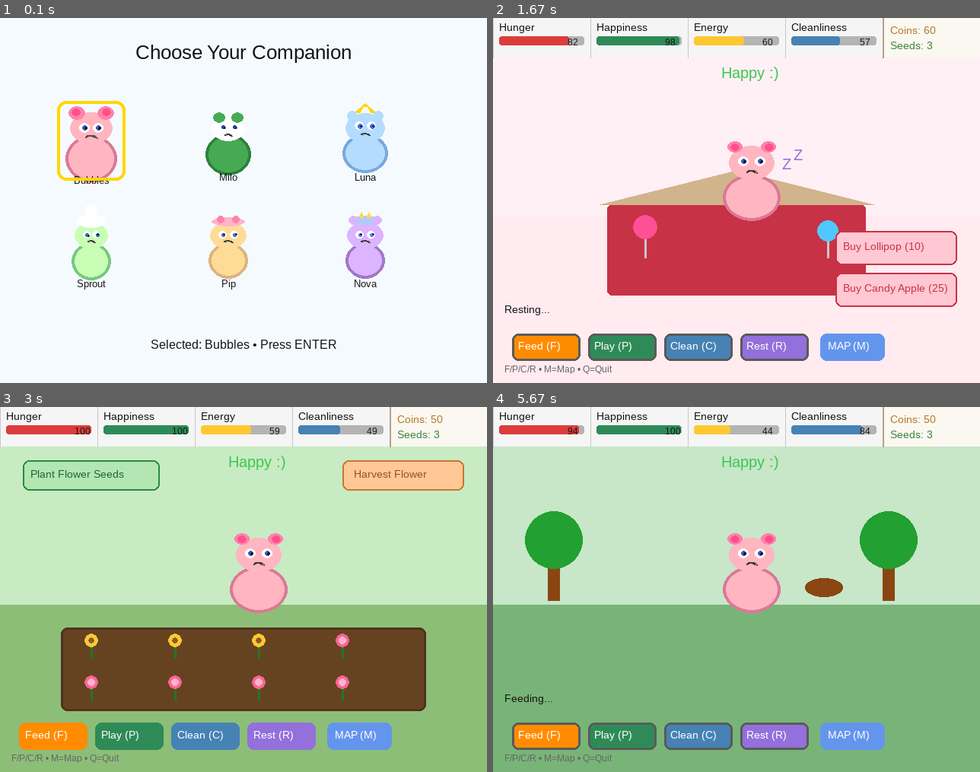
Above: before the commit, frames 1-4 (two rows, left to right).
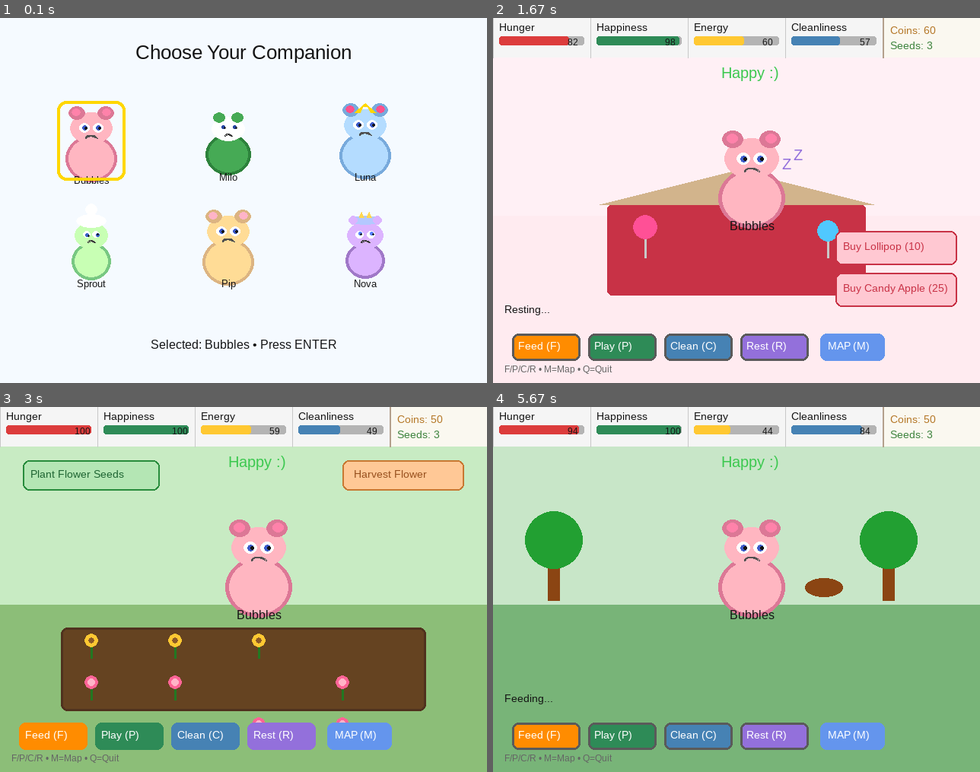
Above: after the commit, the same moments.

Repository: nickamis606/ourworld
Game: pygame game, started from main_pygame.py
The game is run twice, just before and just after one commit, with the same random seed, the same clock (stepped at 60 frames per second) and the same inputs.
Inputs (mouse positions are in pixels of both pictures, inside the frame that each line leads up to):
- Up to frame 1 (0.1 s): no input
- Up to frame 2 (1.67 s): click "Bubbles" at 0.38 s; click "MAP (M)" at 0.72 s; click (619, 204) at 1.05 s; click "Rest (R)" at 1.38 s
- Up to frame 3 (3 s): tap Enter at 1.67 s; click "Buy Lollipop (10)" at 2.05 s; click "MAP (M)" at 2.38 s; click (175, 512) at 2.72 s
- Up to frame 4 (5.67 s): click "Clean (C)" at 3.05 s; click "MAP (M)" at 3.38 s; click (838, 523) at 3.72 s; click "Play (P)" at 4.05 s; click "Feed (F)" at 5.38 s

The runs differ from the first frame. In frame 1, 1.9% of the frame differs, in the area x 14-81%, y 23-74%; in frame 2, 1.5%; in frame 3, 1.8%; in frame 4, 1.6%.

Commit message:
refactor: integrate PetSprite into PetSelectionScreen and OurWorldPygame (removes duplicated draw_pet_preview and draw_pet)

Diff:
--- a/main_pygame.py
+++ b/main_pygame.py
@@ -2,6 +2,8 @@
 """
 OurWorld - Complete Version
 All locations, shops, arcade, planting, coins, clean top bar
+
+Refactored: Now uses sprites.PetSprite for all pet drawing (removes duplication).
 """
 
 import pygame
@@ -14,6 +16,7 @@
 
 from core.game_state import GameState
 from minigames import get_minigame
+from sprites.pet_sprite import PetSprite   # NEW: centralized pet drawing
 
 WIDTH, HEIGHT = 640, 480
 FPS = 30
@@ -43,112 +46,25 @@
 ]
 
 
-def draw_pet_preview(screen, x, y, pet_data, is_selected=False, bob=0):
-    color = pet_data["color"]
-    name = pet_data["name"]
-    offset_y = int(5 * abs(3.14159 - bob) / 3.14159) if is_selected else 0
-    cy = y + offset_y
-
-    if pet_data["id"] == 0:
-        pygame.draw.ellipse(screen, color, (x-34, cy-10, 68, 62))
-        pygame.draw.ellipse(screen, (220, 120, 150), (x-34, cy-10, 68, 62), 4)
-        pygame.draw.ellipse(screen, color, (x-28, cy-40, 56, 42))
-        pygame.draw.ellipse(screen, (255, 130, 170), (x-30, cy-48, 22, 18))
-        pygame.draw.ellipse(screen, (255, 80, 140), (x-26, cy-45, 12, 10))
-        pygame.draw.ellipse(screen, (255, 130, 170), (x+8, cy-48, 22, 18))
-        pygame.draw.ellipse(screen, (255, 80, 140), (x+14, cy-45, 12, 10))
-        pygame.draw.ellipse(screen, WHITE, (x-16, cy-26, 14, 13))
-        pygame.draw.ellipse(screen, WHITE, (x+2, cy-26, 14, 13))
-        pygame.draw.ellipse(screen, (60, 90, 200), (x-12, cy-23, 7, 7))
-        pygame.draw.ellipse(screen, (60, 90, 200), (x+6, cy-23, 7, 7))
-        pygame.draw.ellipse(screen, BLACK, (x-9, cy-21, 4, 4))
-        pygame.draw.ellipse(screen, BLACK, (x+9, cy-21, 4, 4))
-        pygame.draw.arc(screen, (80, 80, 80), (x-8, cy-10, 16, 9), 0, 3.14, 2)
-    elif pet_data["id"] == 1:
-        pygame.draw.ellipse(screen, (70, 170, 85), (x-30, cy-8, 60, 55))
-        pygame.draw.ellipse(screen, (45, 130, 60), (x-30, cy-8, 60, 55), 4)
-        pygame.draw.ellipse(screen, (255, 255, 255), (x-22, cy-30, 44, 32))
-        pygame.draw.ellipse(screen, (70, 170, 85), (x-20, cy-36, 16, 14))
-        pygame.draw.ellipse(screen, (70, 170, 85), (x+4, cy-36, 16, 14))
-        pygame.draw.ellipse(screen, WHITE, (x-13, cy-22, 11, 10))
-        pygame.draw.ellipse(screen, WHITE, (x+2, cy-22, 11, 10))
-        pygame.draw.ellipse(screen, (40, 70, 160), (x-9, cy-19, 5, 5))
-        pygame.draw.ellipse(screen, (40, 70, 160), (x+6, cy-19, 5, 5))
-        pygame.draw.ellipse(screen, BLACK, (x-6, cy-17, 3, 3))
-        pygame.draw.ellipse(screen, BLACK, (x+9, cy-17, 3, 3))
-        pygame.draw.arc(screen, (50, 50, 50), (x-5, cy-8, 10, 6), 0, 3.14, 2)
-    elif pet_data["id"] == 2:
-        pygame.draw.ellipse(screen, color, (x-30, cy-8, 60, 52))
-        pygame.draw.ellipse(screen, (120, 170, 220), (x-30, cy-8, 60, 52), 4)
-        pygame.draw.ellipse(screen, color, (x-26, cy-35, 52, 40))
-        pygame.draw.polygon(screen, (255, 215, 0), [(x, cy-48), (x-14, cy-36), (x-7, cy-36), (x-3, cy-44), (x+3, cy-44), (x+7, cy-36), (x+14, cy-36)])
-        pygame.draw.ellipse(screen, color, (x-24, cy-38, 14, 14))
-        pygame.draw.ellipse(screen, color, (x+10, cy-38, 14, 14))
-        pygame.draw.ellipse(screen, WHITE, (x-14, cy-24, 12, 11))
-        pygame.draw.ellipse(screen, WHITE, (x+2, cy-24, 12, 11))
-        pygame.draw.ellipse(screen, (70, 110, 220), (x-10, cy-21, 7, 7))
-        pygame.draw.ellipse(screen, (70, 110, 220), (x+6, cy-21, 7, 7))
-        pygame.draw.ellipse(screen, BLACK, (x-7, cy-19, 3, 3))
-        pygame.draw.ellipse(screen, BLACK, (x+9, cy-19, 3, 3))
-        pygame.draw.arc(screen, (60, 60, 60), (x-6, cy-9, 12, 7), 0, 3.14, 2)
-    elif pet_data["id"] == 3:
-        pygame.draw.ellipse(screen, color, (x-26, cy-5, 52, 50))
-        pygame.draw.ellipse(screen, (120, 200, 130), (x-26, cy-5, 52, 50), 4)
-        pygame.draw.ellipse(screen, color, (x-22, cy-32, 44, 36))
-        pygame.draw.ellipse(screen, (255, 255, 255), (x-20, cy-42, 40, 18))
-        pygame.draw.circle(screen, (255, 255, 255), (x, cy-48), 8)
-        pygame.draw.ellipse(screen, WHITE, (x-11, cy-20, 10, 9))
-        pygame.draw.ellipse(screen, WHITE, (x+1, cy-20, 10, 9))
-        pygame.draw.ellipse(screen, (60, 100, 200), (x-8, cy-17, 5, 5))
-        pygame.draw.ellipse(screen, (60, 100, 200), (x+6, cy-17, 5, 5))
-        pygame.draw.ellipse(screen, BLACK, (x-5, cy-15, 3, 3))
-        pygame.draw.ellipse(screen, BLACK, (x+7, cy-17, 3, 3))
-        pygame.draw.arc(screen, (60, 60, 60), (x-5, cy-8, 10, 6), 0, 3.14, 2)
-    elif pet_data["id"] == 4:
-        pygame.draw.ellipse(screen, color, (x-26, cy-5, 52, 48))
-        pygame.draw.ellipse(screen, (220, 180, 130), (x-26, cy-5, 52, 48), 4)
-        pygame.draw.ellipse(screen, color, (x-24, cy-32, 48, 36))
-        pygame.draw.ellipse(screen, (255, 180, 200), (x-22, cy-38, 44, 12))
-        pygame.draw.circle(screen, (255, 130, 170), (x-10, cy-35), 5)
-        pygame.draw.circle(screen, (255, 130, 170), (x+10, cy-35), 5)
-        pygame.draw.ellipse(screen, WHITE, (x-13, cy-20, 11, 10))
-        pygame.draw.ellipse(screen, WHITE, (x+2, cy-20, 11, 10))
-        pygame.draw.ellipse(screen, (80, 110, 200), (x-9, cy-17, 5, 5))
-        pygame.draw.ellipse(screen, (80, 110, 200), (x+6, cy-17, 5, 5))
-        pygame.draw.ellipse(screen, BLACK, (x-7, cy-17, 3, 3))
-        pygame.draw.ellipse(screen, BLACK, (x+9, cy-17, 3, 3))
-        pygame.draw.arc(screen, (60, 60, 60), (x-6, cy-8, 12, 7), 0, 3.14, 2)
-    elif pet_data["id"] == 5:
-        pygame.draw.ellipse(screen, color, (x-26, cy-5, 52, 48))
-        pygame.draw.ellipse(screen, (160, 120, 200), (x-26, cy-5, 52, 48), 4)
-        pygame.draw.ellipse(screen, color, (x-24, cy-32, 48, 36))
-        pygame.draw.ellipse(screen, (180, 200, 255), (x-20, cy-40, 40, 12))
-        pygame.draw.polygon(screen, (255, 215, 80), [(x-8, cy-38), (x-5, cy-45), (x-2, cy-38)])
-        pygame.draw.polygon(screen, (255, 215, 80), [(x+8, cy-38), (x+5, cy-45), (x+2, cy-38)])
-        pygame.draw.ellipse(screen, color, (x-22, cy-40, 12, 12))
-        pygame.draw.ellipse(screen, color, (x+10, cy-40, 12, 12))
-        pygame.draw.ellipse(screen, WHITE, (x-13, cy-20, 11, 10))
-        pygame.draw.ellipse(screen, WHITE, (x+2, cy-20, 11, 10))
-        pygame.draw.ellipse(screen, (90, 130, 255), (x-9, cy-17, 5, 5))
-        pygame.draw.ellipse(screen, (90, 130, 255), (x+6, cy-17, 5, 5))
-        pygame.draw.ellipse(screen, BLACK, (x-7, cy-17, 3, 3))
-        pygame.draw.ellipse(screen, BLACK, (x+9, cy-17, 3, 3))
-        pygame.draw.arc(screen, (60, 60, 60), (x-6, cy-8, 12, 7), 0, 3.14, 2)
-
-    name_surf = pygame.font.SysFont("Arial", 13).render(name, True, BLACK)
-    screen.blit(name_surf, (x - name_surf.get_width()//2, cy + 42))
-    if is_selected:
-        pygame.draw.rect(screen, (255, 215, 0), (x-45, cy-55, 90, 105), width=4, border_radius=12)
-
-
 class PetSelectionScreen:
     def __init__(self, screen):
         self.screen = screen
         self.font = pygame.font.SysFont("Arial", 26)
         self.small_font = pygame.font.SysFont("Arial", 16)
         self.selected_index = 0
-        self.bob = 0
+        self.bob = 0.0
         self.done = False
+
+        # NEW: Create PetSprite instances for clean drawing
+        self.pet_sprites = []
+        for i, pet_data in enumerate(PET_ROSTER):
+            # Position for selection grid (3 columns)
+            col = i % 3
+            row = i // 3
+            x = 120 + col * 180
+            y = 160 + row * 140
+            sprite = PetSprite(pet_data, size=1.0, pos=(x, y))
+            self.pet_sprites.append(sprite)
 
     def run(self):
         clock = pygame.time.Clock()
@@ -165,17 +81,24 @@
                     elif event.key == pygame.K_RIGHT:
                         self.selected_index = (self.selected_index + 1) % len(PET_ROSTER)
                 elif event.type == pygame.MOUSEBUTTONDOWN:
-                    for i in range(len(PET_ROSTER)):
-                        col = i % 3
-                        row = i // 3
-                        px = 120 + col * 180
-                        py = 160 + row * 140
-                        if pygame.Rect(px-40, py-50, 80, 100).collidepoint(event.pos):
+                    for i, sprite in enumerate(self.pet_sprites):
+                        if sprite.rect.collidepoint(event.pos):
                             self.selected_index = i
                             self.done = True
+                            break
+
             self.bob = (self.bob + 0.1) % (2 * 3.14159)
+
+            # Update selected sprite bob
+            for i, sprite in enumerate(self.pet_sprites):
+                sprite.set_selected(i == self.selected_index)
+                if i == self.selected_index:
+                    sprite.set_bob(self.bob)
+                sprite.update(0)  # still works without dt for fixed tick
+
             self.draw()
             clock.tick(30)
+
         chosen = PET_ROSTER[self.selected_index]
         return {"id": chosen["id"], "name": chosen["name"], "color": chosen["color"], "style": chosen["style"]}
 
@@ -183,13 +106,10 @@
         self.screen.fill((245, 250, 255))
         title = self.font.render("Choose Your Companion", True, BLACK)
         self.screen.blit(title, (WIDTH//2 - title.get_width()//2, 30))
-        for i, pet in enumerate(PET_ROSTER):
-            col = i % 3
-            row = i // 3
-            x = 120 + col * 180
-            y = 160 + row * 140
-            is_selected = (i == self.selected_index)
-            draw_pet_preview(self.screen, x, y, pet, is_selected, self.bob if is_selected else 0)
+
+        for sprite in self.pet_sprites:
+            sprite.draw(self.screen)
+
         chosen = PET_ROSTER[self.selected_index]
         info = self.small_font.render(f"Selected: {chosen['name']} • Press ENTER", True, BLACK)
         self.screen.blit(info, (WIDTH//2 - info.get_width()//2, 420))
@@ -210,13 +130,16 @@
         self.pet_config = pet_config
         self.pet_color = pet_config["color"]
         self.pet_id = pet_config["id"]
-        self.pet_bob = 0
+        self.pet_bob = 0.0
         self.anim_state = None
         self.last_tick = pygame.time.get_ticks()
         self.status = f"Take good care of {self.game_state.pet.name}!"
         self.map_mode = False
         self.state = "main"
         self.snake_game = None
+
+        # NEW: Use PetSprite for the main in-game pet
+        self.pet_sprite = PetSprite(pet_config, size=1.3, pos=(340, 210))
 
         self.btn_feed = pygame.Rect(25, 415, 90, 36)
         self.btn_play = pygame.Rect(125, 415, 90, 36)
@@ -245,6 +168,10 @@
 
             if self.state == "main":
                 self.update_animation()
+                # Update main pet sprite bob
+                self.pet_sprite.set_bob(self.pet_bob)
+                self.pet_sprite.update(dt)
+
             elif self.state == "snake" and self.snake_game:
                 self.snake_game.update(dt)
                 if getattr(self.snake_game, 'game_over', False):
@@ -444,7 +371,7 @@
 
         for i, plant in enumerate(self.game_state.pet.garden[:8]):
             col = i % cols
-            row = i // cols
+            row = i // 3
             px = bed_x + col * spacing_x
             py = bed_y + row * spacing_y
 
@@ -564,96 +491,7 @@
         pygame.draw.circle(self.screen, (150, 200, 255), (base_x + 35, base_y - 40), 7)
         pygame.draw.circle(self.screen, (200, 230, 255), (base_x + 35, base_y - 40), 3)
 
-    def draw_pet(self):
-        cx, cy = 340, 210 + int(5 * abs(3.14159 - self.pet_bob) / 3.14159)
-        color = self.pet_color
-        pid = self.pet_id
-
-        if pid == 0:
-            pygame.draw.ellipse(self.screen, color, (cx-38, cy-5, 76, 62))
-            pygame.draw.ellipse(self.screen, (220, 120, 150), (cx-38, cy-5, 76, 62), 4)
-            pygame.draw.ellipse(self.screen, color, (cx-30, cy-42, 60, 45))
-            pygame.draw.ellipse(self.screen, (255, 130, 170), (cx-32, cy-48, 20, 15))
-            pygame.draw.ellipse(self.screen, (255, 80, 140), (cx-28, cy-45, 12, 10))
-            pygame.draw.ellipse(self.screen, (255, 130, 170), (cx+12, cy-48, 20, 15))
-            pygame.draw.ellipse(self.screen, (255, 80, 140), (cx+17, cy-45, 12, 10))
-            pygame.draw.ellipse(self.screen, WHITE, (cx-18, cy-28, 14, 13))
-            pygame.draw.ellipse(self.screen, WHITE, (cx+4, cy-28, 14, 13))
-            pygame.draw.ellipse(self.screen, (60, 90, 200), (cx-14, cy-25, 7, 7))
-            pygame.draw.ellipse(self.screen, (60, 90, 200), (cx+8, cy-25, 7, 7))
-            pygame.draw.ellipse(self.screen, BLACK, (cx-11, cy-23, 4, 4))
-            pygame.draw.ellipse(self.screen, BLACK, (cx+11, cy-23, 4, 4))
-            pygame.draw.arc(self.screen, (60, 60, 60), (cx-7, cy-10, 14, 9), 0, 3.14, 2)
-        elif pid == 1:
-            pygame.draw.ellipse(self.screen, (70, 170, 85), (cx-32, cy-5, 64, 55))
-            pygame.draw.ellipse(self.screen, (45, 130, 60), (cx-32, cy-5, 64, 55), 4)
-            pygame.draw.ellipse(self.screen, (255, 255, 255), (cx-24, cy-35, 48, 38))
-            pygame.draw.ellipse(self.screen, (70, 170, 85), (cx-24, cy-42, 16, 16))
-            pygame.draw.ellipse(self.screen, (70, 170, 85), (cx+8, cy-42, 16, 16))
-            pygame.draw.ellipse(self.screen, WHITE, (cx-15, cy-25, 13, 12))
-            pygame.draw.ellipse(self.screen, WHITE, (cx+2, cy-25, 13, 12))
-            pygame.draw.ellipse(self.screen, (40, 70, 160), (cx-11, cy-22, 7, 7))
-            pygame.draw.ellipse(self.screen, (40, 70, 160), (cx+6, cy-22, 7, 7))
-            pygame.draw.ellipse(self.screen, BLACK, (cx-8, cy-20, 3, 3))
-            pygame.draw.ellipse(self.screen, BLACK, (cx+9, cy-20, 3, 3))
-            pygame.draw.arc(self.screen, (50, 50, 50), (cx-6, cy-9, 12, 7), 0, 3.14, 2)
-        elif pid == 2:
-            pygame.draw.ellipse(self.screen, color, (cx-32, cy-5, 64, 52))
-            pygame.draw.ellipse(self.screen, (120, 170, 220), (cx-32, cy-5, 64, 52), 4)
-            pygame.draw.ellipse(self.screen, color, (cx-28, cy-38, 56, 45))
-            pygame.draw.polygon(self.screen, (255, 215, 0), [(cx, cy-52), (cx-14, cy-40), (cx-7, cy-40), (cx-3, cy-48), (cx+3, cy-48), (cx+7, cy-40), (cx+14, cy-40)])
-            pygame.draw.ellipse(self.screen, color, (cx-26, cy-42, 15, 17))
-            pygame.draw.ellipse(self.screen, color, (cx+11, cy-42, 15, 17))
-            pygame.draw.ellipse(self.screen, WHITE, (cx-15, cy-24, 13, 12))
-            pygame.draw.ellipse(self.screen, WHITE, (cx+2, cy-24, 13, 12))
-            pygame.draw.ellipse(self.screen, (70, 110, 220), (cx-11, cy-21, 7, 7))
-            pygame.draw.ellipse(self.screen, (70, 110, 220), (cx+6, cy-21, 7, 7))
-            pygame.draw.ellipse(self.screen, BLACK, (cx-8, cy-19, 3, 3))
-            pygame.draw.ellipse(self.screen, BLACK, (cx+9, cy-19, 3, 3))
-            pygame.draw.arc(self.screen, (60, 60, 60), (cx-7, cy-10, 14, 8), 0, 3.14, 2)
-        elif pid == 3:
-            pygame.draw.ellipse(self.screen, color, (cx-28, cy-3, 56, 50))
-            pygame.draw.ellipse(self.screen, (120, 200, 130), (cx-28, cy-3, 56, 50), 4)
-            pygame.draw.ellipse(self.screen, color, (cx-24, cy-35, 48, 40))
-            pygame.draw.ellipse(self.screen, (255, 255, 255), (cx-22, cy-46, 44, 22))
-            pygame.draw.circle(self.screen, (255, 255, 255), (cx, cy-52), 8)
-            pygame.draw.ellipse(self.screen, WHITE, (cx-13, cy-22, 11, 10))
-            pygame.draw.ellipse(self.screen, WHITE, (cx+2, cy-22, 11, 10))
-            pygame.draw.ellipse(self.screen, (60, 100, 200), (cx-10, cy-19, 5, 5))
-            pygame.draw.ellipse(self.screen, (60, 100, 200), (cx+5, cy-19, 5, 5))
-            pygame.draw.ellipse(self.screen, BLACK, (cx-8, cy-17, 3, 3))
-            pygame.draw.ellipse(self.screen, BLACK, (cx+7, cy-17, 3, 3))
-            pygame.draw.arc(self.screen, (60, 60, 60), (cx-5, cy-8, 10, 6), 0, 3.14, 2)
-        elif pid == 4:
-            pygame.draw.ellipse(self.screen, color, (cx-28, cy-3, 56, 48))
-            pygame.draw.ellipse(self.screen, (220, 180, 130), (cx-28, cy-3, 56, 48), 4)
-            pygame.draw.ellipse(self.screen, color, (cx-26, cy-35, 52, 40))
-            pygame.draw.ellipse(self.screen, (255, 180, 200), (cx-24, cy-42, 48, 13))
-            pygame.draw.circle(self.screen, (255, 130, 170), (cx-10, cy-38), 5)
-            pygame.draw.circle(self.screen, (255, 130, 170), (cx+10, cy-38), 5)
-            pygame.draw.ellipse(self.screen, WHITE, (cx-14, cy-22, 12, 11))
-            pygame.draw.ellipse(self.screen, WHITE, (cx+2, cy-22, 12, 11))
-            pygame.draw.ellipse(self.screen, (80, 110, 200), (cx-10, cy-19, 6, 6))
-            pygame.draw.ellipse(self.screen, (80, 110, 200), (cx+6, cy-19, 6, 6))
-            pygame.draw.ellipse(self.screen, BLACK, (cx-7, cy-17, 3, 3))
-            pygame.draw.ellipse(self.screen, BLACK, (cx+9, cy-17, 3, 3))
-            pygame.draw.arc(self.screen, (60, 60, 60), (cx-6, cy-8, 12, 7), 0, 3.14, 2)
-        elif pid == 5:
-            pygame.draw.ellipse(self.screen, color, (cx-28, cy-3, 56, 48))
-            pygame.draw.ellipse(self.screen, (160, 120, 200), (cx-28, cy-3, 56, 48), 4)
-            pygame.draw.ellipse(self.screen, color, (cx-26, cy-35, 52, 40))
-            pygame.draw.ellipse(self.screen, (180, 200, 255), (cx-22, cy-42, 44, 13))
-            pygame.draw.polygon(self.screen, (255, 215, 80), [(cx-9, cy-40), (cx-6, cy-46), (cx-3, cy-40)])
-            pygame.draw.polygon(self.screen, (255, 215, 80), [(cx+9, cy-40), (cx+6, cy-46), (cx+3, cy-40)])
-            pygame.draw.ellipse(self.screen, color, (cx-24, cy-40, 13, 13))
-            pygame.draw.ellipse(self.screen, color, (cx+11, cy-40, 13, 13))
-            pygame.draw.ellipse(self.screen, WHITE, (cx-14, cy-22, 12, 11))
-            pygame.draw.ellipse(self.screen, WHITE, (cx+2, cy-22, 12, 11))
-            pygame.draw.ellipse(self.screen, (90, 130, 255), (cx-10, cy-19, 6, 6))
-            pygame.draw.ellipse(self.screen, (90, 130, 255), (cx+6, cy-19, 6, 6))
-            pygame.draw.ellipse(self.screen, BLACK, (cx-7, cy-17, 3, 3))
-            pygame.draw.ellipse(self.screen, BLACK, (cx+9, cy-17, 3, 3))
-            pygame.draw.arc(self.screen, (60, 60, 60), (cx-6, cy-8, 12, 7), 0, 3.14, 2)
+    # REMOVED: Old draw_pet() method - now handled by self.pet_sprite.draw()
 
     def draw_mood(self):
         needs = self.game_state.pet.needs
@@ -817,7 +655,10 @@
 
         self.draw_top_stats_bar()
         self.draw_environment(loc)
-        self.draw_pet()
+
+        # NEW: Draw pet using PetSprite instead of old draw_pet()
+        self.pet_sprite.draw(self.screen)
+
         self.draw_mood()
         self.draw_status()
         self.draw_buttons()
